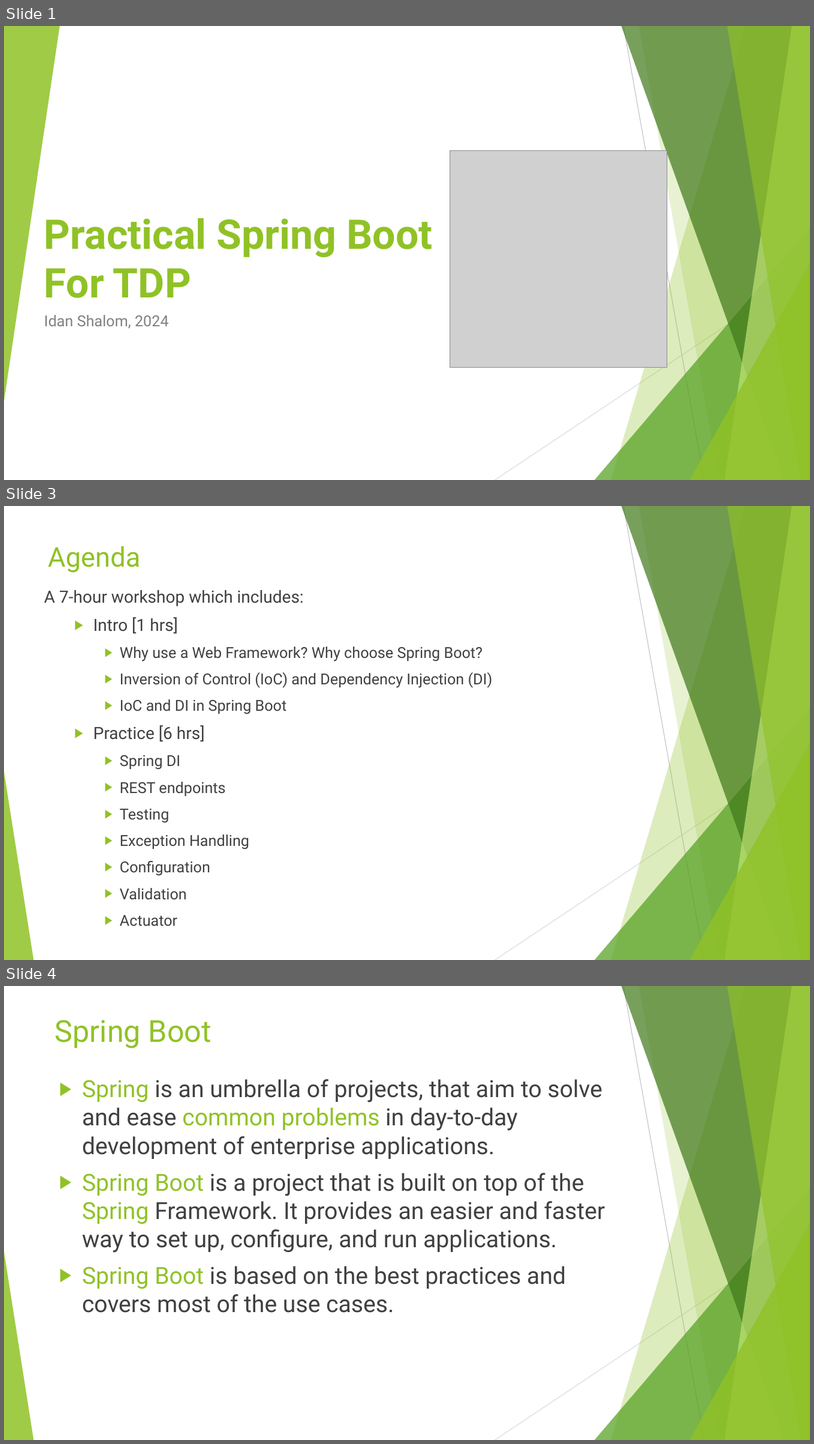
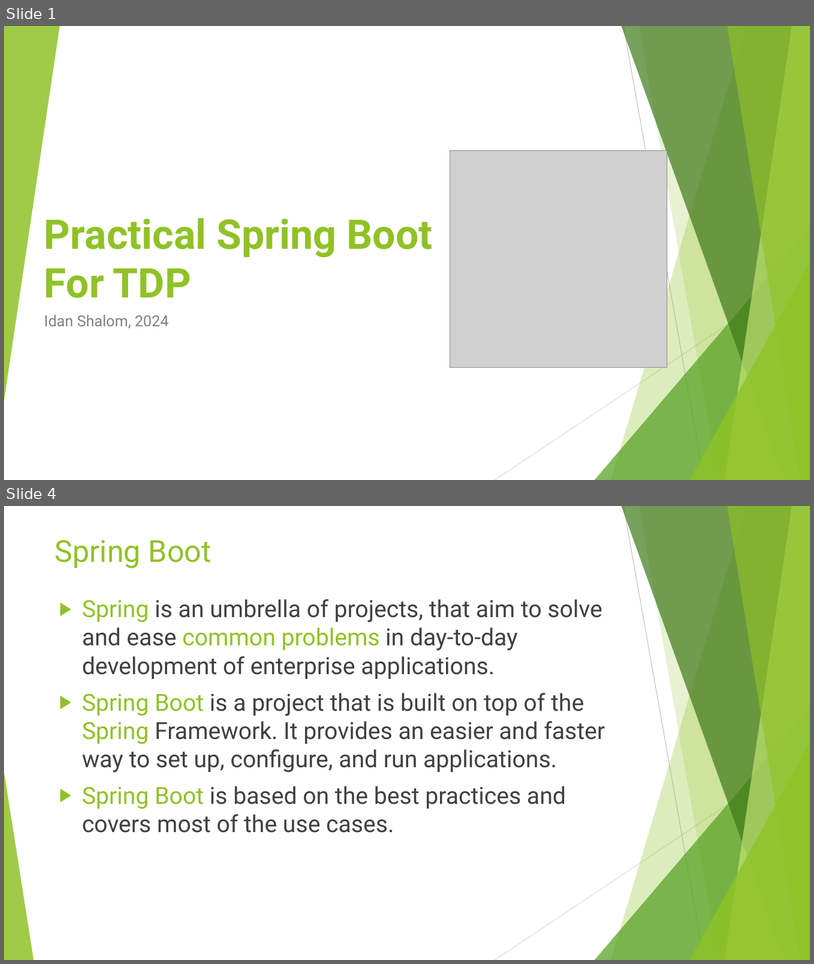
Before and after one commit to idanshal/sb-todo-app-tdp, a slide deck: course_data/presentations/practical_spring_boot_for_tdp.pptx. Shown one above the other, each under a label of ours: slides 1, 3 and 4 before the commit, slides 1 and 4 after it; the slides between them are not shown. The pictures are 814x1444 and 814x964 pixels, drawn with LibreOffice and Linux fonts; fonts in the diff are those of the drawing; grey boxes stand for pictures. Boxes give left, top, right and bottom in pixels: in the first picture for what was removed or moved away, otherwise in the second. Text is boxed around its words. In the diff, an @@ line names an element or a change of style, - is before the commit and + after.

```diff
--- a/course_data/presentations/practical_spring_boot_for_tdp.pptx
+++ b/course_data/presentations/practical_spring_boot_for_tdp.pptx
@@ slide 3 removed at [4, 506, 810, 960], background #FFFFFF; not listed: 10 template elements that a slide beside it also shows @@
@@ title removed at [48, 546, 140, 573] @@
-Agenda
@@ text removed at [44, 590, 493, 926] @@
-A 7-hour workshop which includes:
-  ▶ Intro [1 hrs]
-    ▶ Why use a Web Framework? Why choose Spring Boot?
-    ▶ Inversion of Control (IoC) and Dependency Injection (DI)
-    ▶ IoC and DI in Spring Boot
-  ▶ Practice [6 hrs]
-    ▶ Spring DI
-    ▶ REST endpoints
-    ▶ Testing
-    ▶ Exception Handling
-    ▶ Configuration
-    ▶ Validation
-    ▶ Actuator
```
Also in this commit, not shown: 2 slides changed, 1 slide added, 3 other slides removed, 6 other files.
